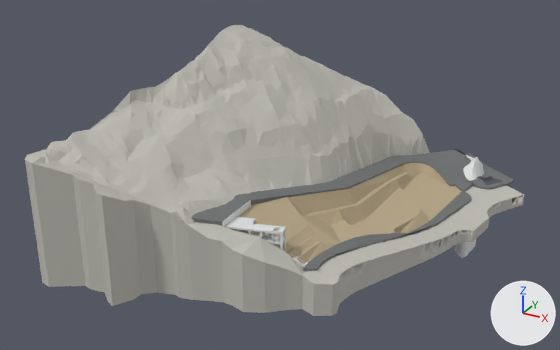
The glTF model project.glb as it was, and as the next commit left it.
Rendered twice from a 50 mm camera at (76.1, -237.7, 131.4) aimed at (-41.1, -24.7, 24.9). The axes (+X, +Y, +Z) are drawn at lower right. The lights are the same throughout. The first picture is the older version. Where no turn or scale is listed for an object, it has been applied to the vertices.

The first picture shows 'Floor Footpath-1500mm [633793]', 'Floor Footpath-1500mm [635871]', 'Toposolid Boulder [658958]', 'Toposolid Mount Parker Road Site 4 [624127]', 'Toposolid Mount Parker Road Site 4 [624744]', 'Toposolid Mount Parker Road Site 4 [626493]', 'Toposolid Mount Parker Road Site 4 [629007]', 'Toposolid Mount Parker Road Site 4 [629999]', 'Toposolid Mount Parker Road Site [628674]', 'Toposolid Road [605416]' and 10 more.
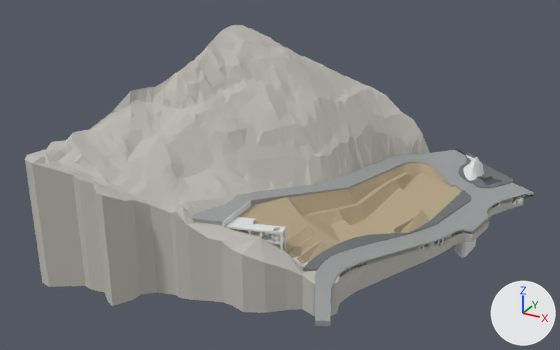
Diff of the bpy script that builds the scene:
```diff
--- a/project.glb.py
+++ b/project.glb.py
@@ mat_project_asphalt_002 @@
+mat_project_asphalt_002 = principled_material('Project_asphalt.002')
+mat_project_asphalt_002.base_color = (0.328, 0.342, 0.342)  # grey #9b9e9e
+mat_project_asphalt_002.roughness = 0.95
@@ me_toposolid_road__605416__geometry_001 @@
 me_toposolid_road__605416__geometry_001.from_pydata(...)  # 7932 vertices, 14164 faces; spans x -45.7..11.6, y -75.0..48.4, z 10.0..30.1
-me_toposolid_road__605416__geometry_001.materials.append(mat_project_asphalt)  # grey #6f7373
+me_toposolid_road__605416__geometry_001.materials.append(mat_project_asphalt_002)  # grey #9b9e9e
@@ me_floor_tfp_rcs_1500mm__607140__geometry_002 @@
+me_floor_tfp_rcs_1500mm__607140__geometry_002.from_pydata(...)  # 16838 vertices, 31012 faces; spans x -7.5..33.4, y -86.8..39.3, z 9.4..18.3
+me_floor_tfp_rcs_1500mm__607140__geometry_002.materials.append(mat_project_asphalt_002)  # grey #9b9e9e
@@ ob_floor_tfp_rcs_1500mm__607140 @@
+ob_floor_tfp_rcs_1500mm__607140 = bpy.data.objects.new('Floor TFP-RCS-1500mm [607140]', me_floor_tfp_rcs_1500mm__607140__geometry_002)
+ob_floor_tfp_rcs_1500mm__607140.location = (0.0, 0.0, 0.0)
```

Where the change shows, as pixel boxes [x1, y1, x2, y2] in the pictures (560 x 350 px):
'Floor TFP-RCS-1500mm [607140]', added: after [315, 182, 534, 326]
'Toposolid Road [605416]', recoloured (lighter): [191, 150, 472, 226] in both
